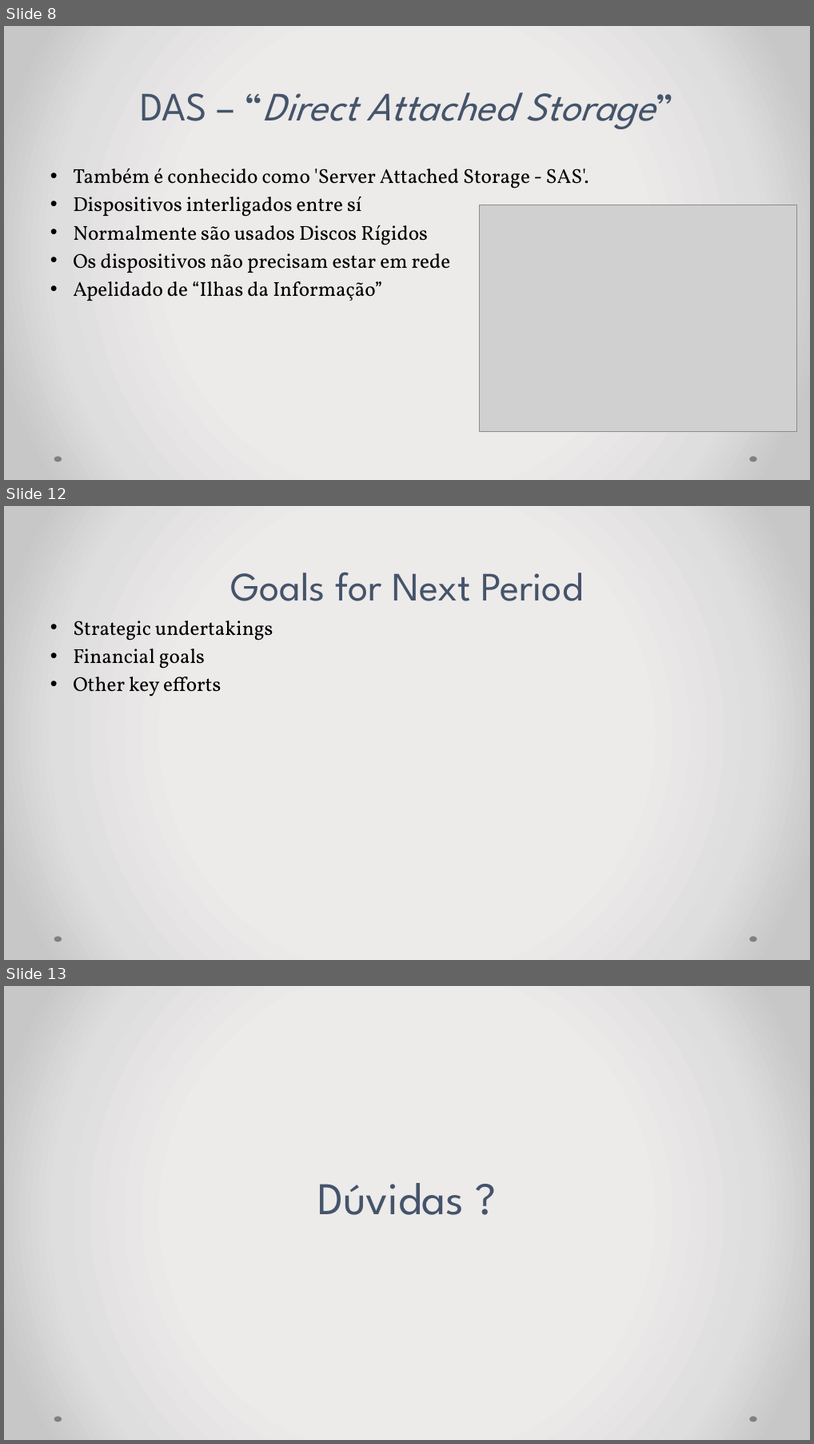
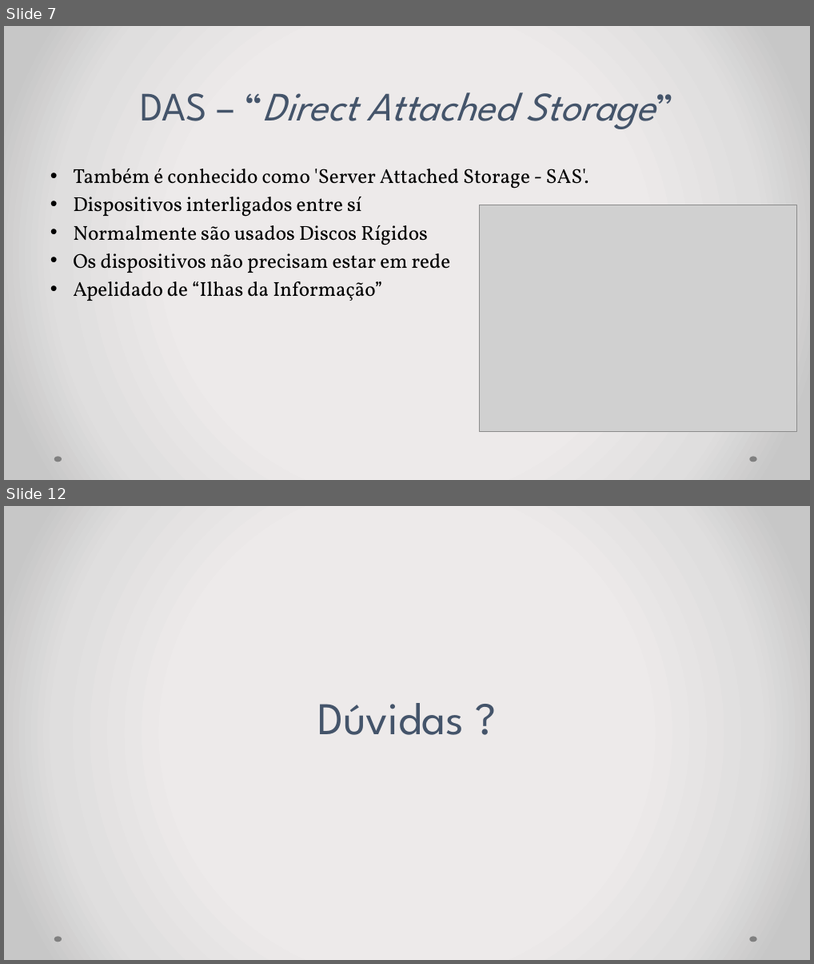
Before and after one commit to IHMHR/Arquitetura-de-Computadores, a slide deck: ApresentacaoArmazenamento.pptx. Shown one above the other, each under a label of ours: slides 8, 12 and 13 before the commit, slides 7 and 12 after it; the slides between them are not shown. The pictures are 814x1444 and 814x964 pixels, drawn with LibreOffice and Linux fonts; fonts in the diff are those of the drawing; grey boxes stand for pictures. Boxes give left, top, right and bottom in pixels: in the first picture for what was removed or moved away, otherwise in the second. Text is boxed around its words. In the diff, an @@ line names an element or a change of style, - is before the commit and + after.

```diff
--- a/ApresentacaoArmazenamento.pptx
+++ b/ApresentacaoArmazenamento.pptx
@@ slide 12 removed at (4, 506, 810, 960), background gradient #EDEBEB to #E0DEDE to #C9C7C7; not listed: 2 template elements that a slide beside it also shows @@
@@ title removed at (230, 572, 583, 601) @@
-Goals for Next Period
@@ text removed at (73, 620, 273, 696) @@
-• Strategic undertakings
-• Financial goals
-• Other key efforts
@@ what was slide 8 is now slide 7 @@
@@ what was slide 13 is now slide 12 @@
```
Also in this commit, not shown: 2 slides changed, 3 slides added, 3 other slides removed, 3 other files.
